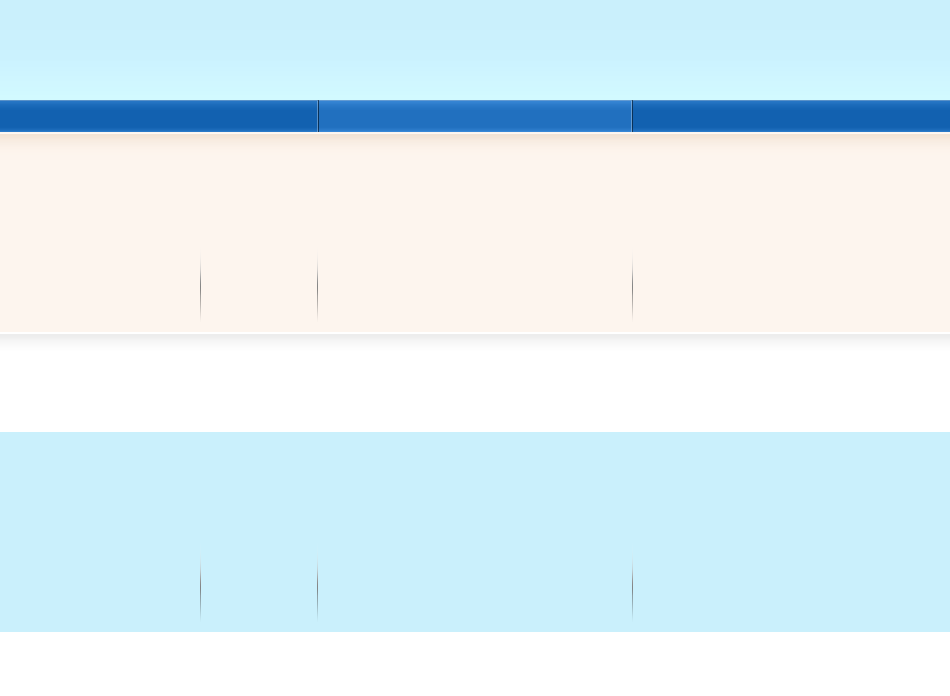
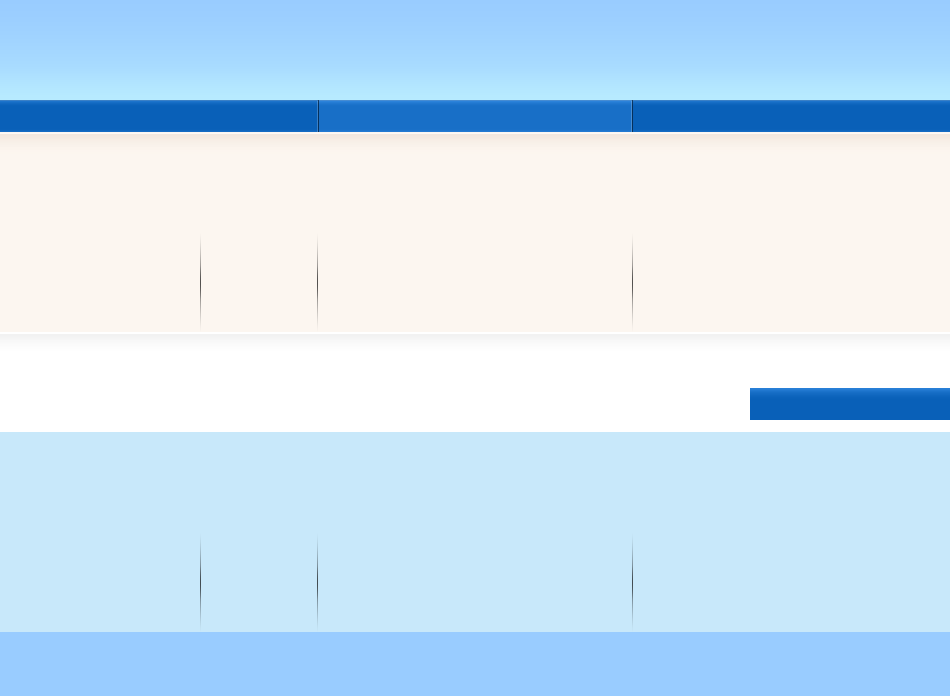
Comparing the layer stacks of the two 950×696 images. Changes:
painted on "navbar button" over [0, 100, 950, 132]
painted on "header" over [0, 0, 950, 100]
painted on "navbar" over [0, 100, 950, 132]
painted on "header widgets" over [0, 134, 950, 155]
painted on "header boxes" over [200, 234, 633, 331]
added layer "widget header" above "body" over [750, 388, 950, 420]
painted on "footer widgets" over [0, 432, 950, 532]
painted on "footer boxes" over [0, 532, 950, 632]
painted on "footer" over [0, 632, 950, 696]
